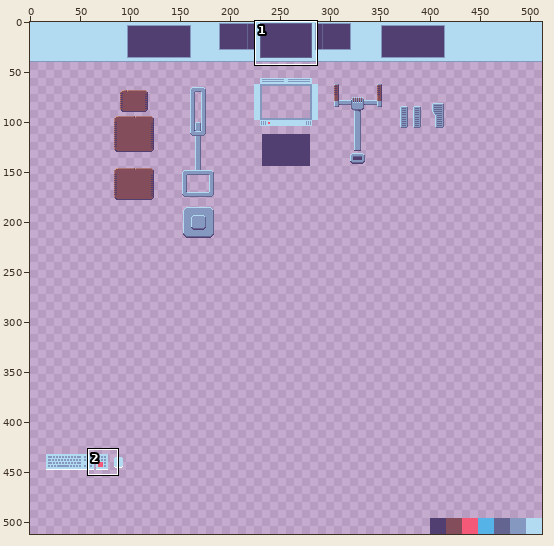
Two versions of one pixel-art file, level/spaceship/materials/cockpit.aseprite. The picture above shows the old version from afar; the outline marks the close-up.
Close-up. First the earlier version:
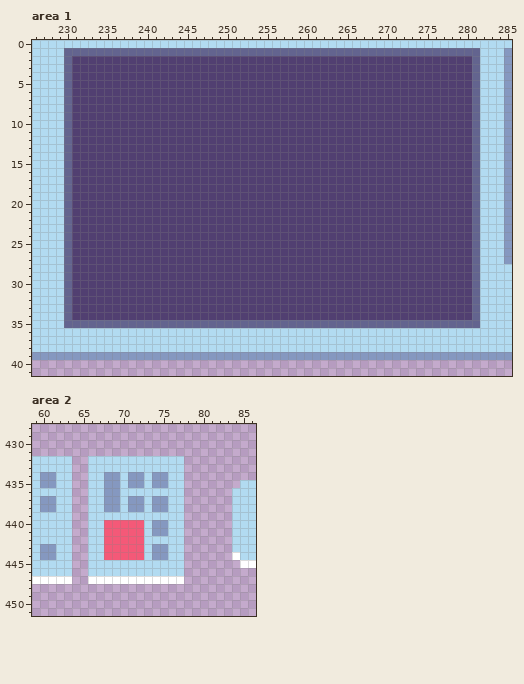
512x512 pixels, 1 frame. Shown: area 1: x 226..285, y 0..41; area 2: x 59..86, y 428..451. The commit also changed other parts of the picture, which this record leaves out.
The same view after the edit:
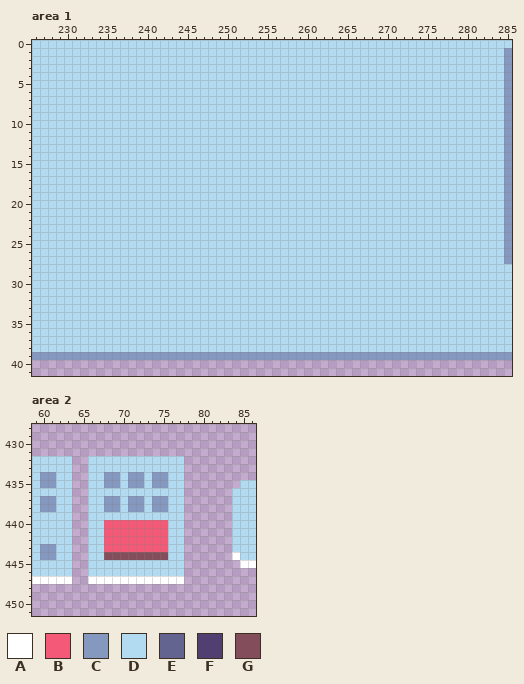
Palette (. is transparent): A #ffffff  B #f45978  C #8598c0  D #b2dbf1  E #63648f  F #513f71  G #834d5b
Difference:
Changed rows in their new state; - is an unchanged pixel.
Area 1, layer "albedo":
first column x 230:
 1 DDDDDDDDDDDDDDDDDDDDDDDDDDDDDDDDDDDDDDDDDDDDDDDDDDDD
 2 DDDDDDDDDDDDDDDDDDDDDDDDDDDDDDDDDDDDDDDDDDDDDDDDDDDD
 3 DDDDDDDDDDDDDDDDDDDDDDDDDDDDDDDDDDDDDDDDDDDDDDDDDDDD
 4 DDDDDDDDDDDDDDDDDDDDDDDDDDDDDDDDDDDDDDDDDDDDDDDDDDDD
 5 DDDDDDDDDDDDDDDDDDDDDDDDDDDDDDDDDDDDDDDDDDDDDDDDDDDD
 6 DDDDDDDDDDDDDDDDDDDDDDDDDDDDDDDDDDDDDDDDDDDDDDDDDDDD
 7 DDDDDDDDDDDDDDDDDDDDDDDDDDDDDDDDDDDDDDDDDDDDDDDDDDDD
 8 DDDDDDDDDDDDDDDDDDDDDDDDDDDDDDDDDDDDDDDDDDDDDDDDDDDD
 9 DDDDDDDDDDDDDDDDDDDDDDDDDDDDDDDDDDDDDDDDDDDDDDDDDDDD
10 DDDDDDDDDDDDDDDDDDDDDDDDDDDDDDDDDDDDDDDDDDDDDDDDDDDD
11 DDDDDDDDDDDDDDDDDDDDDDDDDDDDDDDDDDDDDDDDDDDDDDDDDDDD
12 DDDDDDDDDDDDDDDDDDDDDDDDDDDDDDDDDDDDDDDDDDDDDDDDDDDD
13 DDDDDDDDDDDDDDDDDDDDDDDDDDDDDDDDDDDDDDDDDDDDDDDDDDDD
14 DDDDDDDDDDDDDDDDDDDDDDDDDDDDDDDDDDDDDDDDDDDDDDDDDDDD
15 DDDDDDDDDDDDDDDDDDDDDDDDDDDDDDDDDDDDDDDDDDDDDDDDDDDD
16 DDDDDDDDDDDDDDDDDDDDDDDDDDDDDDDDDDDDDDDDDDDDDDDDDDDD
17 DDDDDDDDDDDDDDDDDDDDDDDDDDDDDDDDDDDDDDDDDDDDDDDDDDDD
18 DDDDDDDDDDDDDDDDDDDDDDDDDDDDDDDDDDDDDDDDDDDDDDDDDDDD
19 DDDDDDDDDDDDDDDDDDDDDDDDDDDDDDDDDDDDDDDDDDDDDDDDDDDD
20 DDDDDDDDDDDDDDDDDDDDDDDDDDDDDDDDDDDDDDDDDDDDDDDDDDDD
21 DDDDDDDDDDDDDDDDDDDDDDDDDDDDDDDDDDDDDDDDDDDDDDDDDDDD
22 DDDDDDDDDDDDDDDDDDDDDDDDDDDDDDDDDDDDDDDDDDDDDDDDDDDD
23 DDDDDDDDDDDDDDDDDDDDDDDDDDDDDDDDDDDDDDDDDDDDDDDDDDDD
24 DDDDDDDDDDDDDDDDDDDDDDDDDDDDDDDDDDDDDDDDDDDDDDDDDDDD
25 DDDDDDDDDDDDDDDDDDDDDDDDDDDDDDDDDDDDDDDDDDDDDDDDDDDD
26 DDDDDDDDDDDDDDDDDDDDDDDDDDDDDDDDDDDDDDDDDDDDDDDDDDDD
27 DDDDDDDDDDDDDDDDDDDDDDDDDDDDDDDDDDDDDDDDDDDDDDDDDDDD
28 DDDDDDDDDDDDDDDDDDDDDDDDDDDDDDDDDDDDDDDDDDDDDDDDDDDD
29 DDDDDDDDDDDDDDDDDDDDDDDDDDDDDDDDDDDDDDDDDDDDDDDDDDDD
30 DDDDDDDDDDDDDDDDDDDDDDDDDDDDDDDDDDDDDDDDDDDDDDDDDDDD
31 DDDDDDDDDDDDDDDDDDDDDDDDDDDDDDDDDDDDDDDDDDDDDDDDDDDD
32 DDDDDDDDDDDDDDDDDDDDDDDDDDDDDDDDDDDDDDDDDDDDDDDDDDDD
33 DDDDDDDDDDDDDDDDDDDDDDDDDDDDDDDDDDDDDDDDDDDDDDDDDDDD
34 DDDDDDDDDDDDDDDDDDDDDDDDDDDDDDDDDDDDDDDDDDDDDDDDDDDD
35 DDDDDDDDDDDDDDDDDDDDDDDDDDDDDDDDDDDDDDDDDDDDDDDDDDDD
Area 2, layers "emission", "albedo":
first column x 68:
436 DD
first column x 68:
440 -----BBB
441 -----BBB
442 -----BBB
443 -----BBB
444 GGGGGGGG
Changed places in both close-ups, as pixel boxes (x1, y1, x2, y2):
changed: (64, 48, 480, 328)
changed: (104, 488, 120, 496)
changed: (104, 520, 168, 560)
